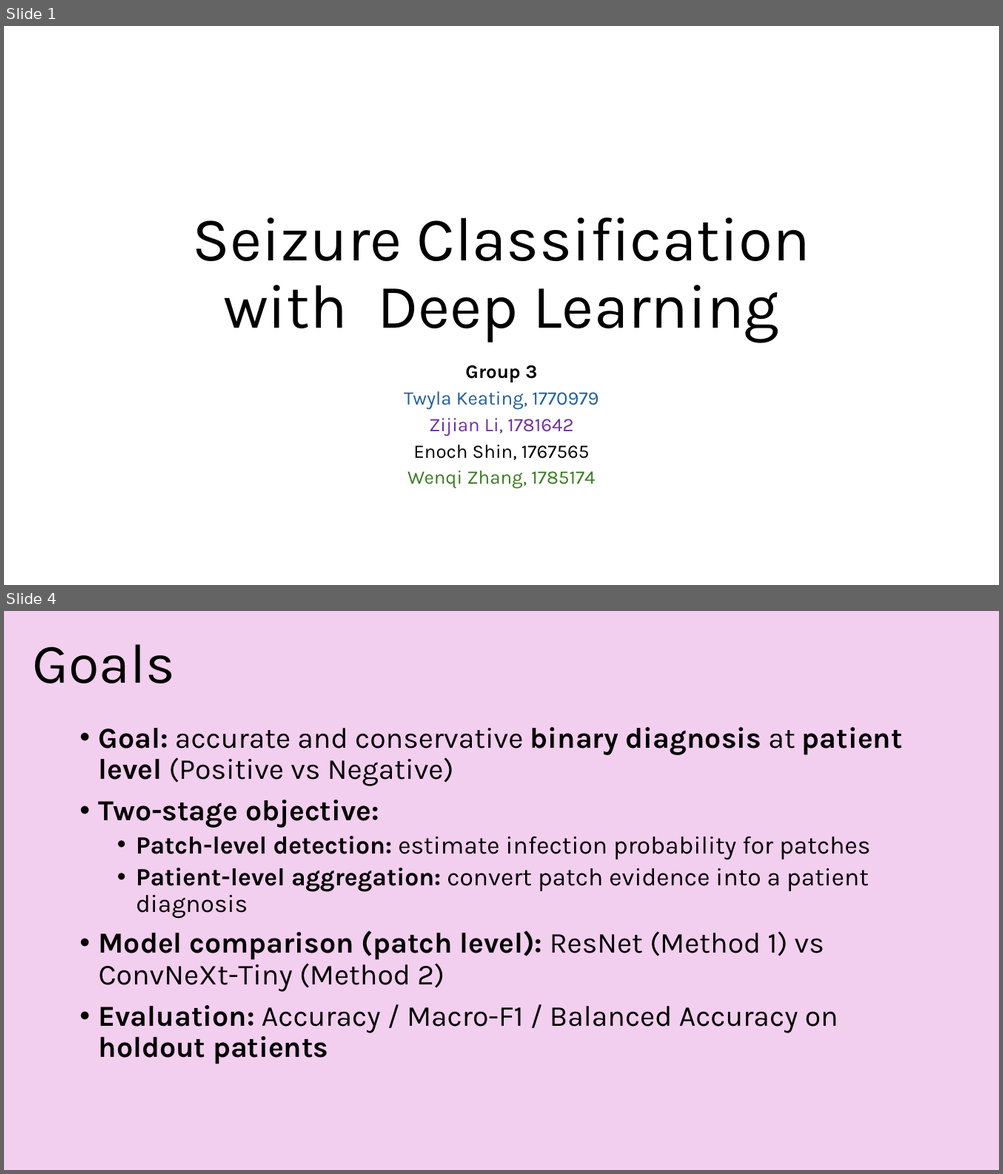
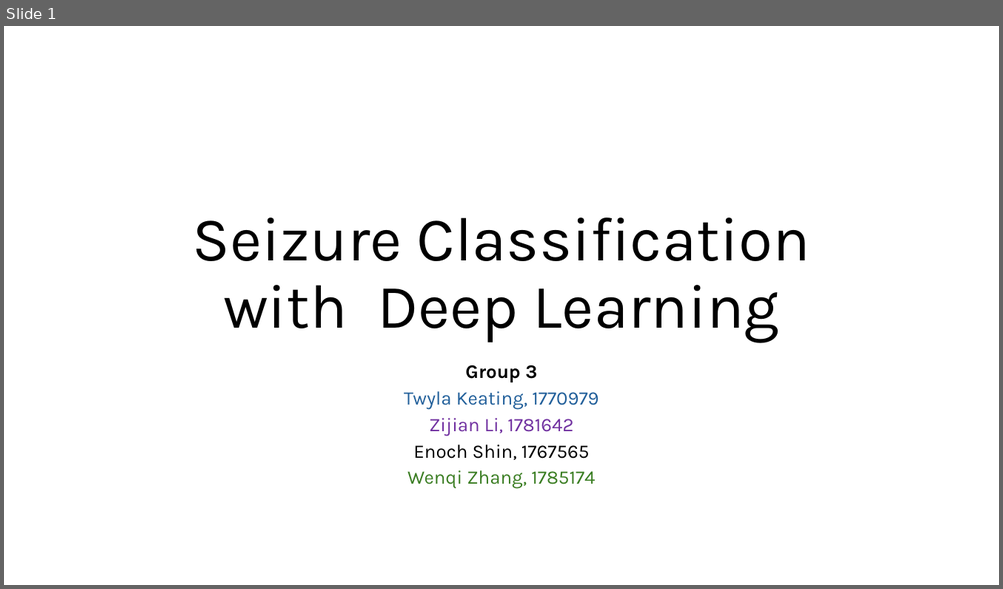
Before and after one commit to eshin21/EpilepsyDeepLearning, a slide deck: Group 3 Seizures Deep Learning Presentation.pptx. Shown one above the other, each under a label of ours: slides 1 and 4 before the commit, slide 1 after it; the slides between them are not shown. The pictures are 1003x1174 and 1003x589 pixels, drawn with LibreOffice and Linux fonts; fonts in the diff are those of the drawing. Boxes give left, top, right and bottom in pixels: in the first picture for what was removed or moved away, otherwise in the second. Text is boxed around its words. In the diff, an @@ line names an element or a change of style, - is before the commit and + after.

```diff
--- a/Group 3 Seizures Deep Learning Presentation.pptx
+++ b/Group 3 Seizures Deep Learning Presentation.pptx
@@ slide 4 removed at <box>4,611,999,1170</box>, background #F2CFEE @@
@@ title removed at <box>33,644,175,684</box> @@
-Goals
@@ text removed at <box>99,727,902,1065</box> @@
-• Goal: accurate and conservative binary diagnosis at patient level (Positive vs Negative)
-• Two-stage objective:
-  • Patch-level detection: estimate infection probability for patches
-  • Patient-level aggregation: convert patch evidence into a patient diagnosis
-• Model comparison (patch level): ResNet (Method 1) vs ConvNeXt-Tiny (Method 2)
-• Evaluation: Accuracy / Macro-F1 / Balanced Accuracy on holdout patients
```
Also in this commit, not shown: 2 slides changed, 11 slides added, 18 other slides removed.
